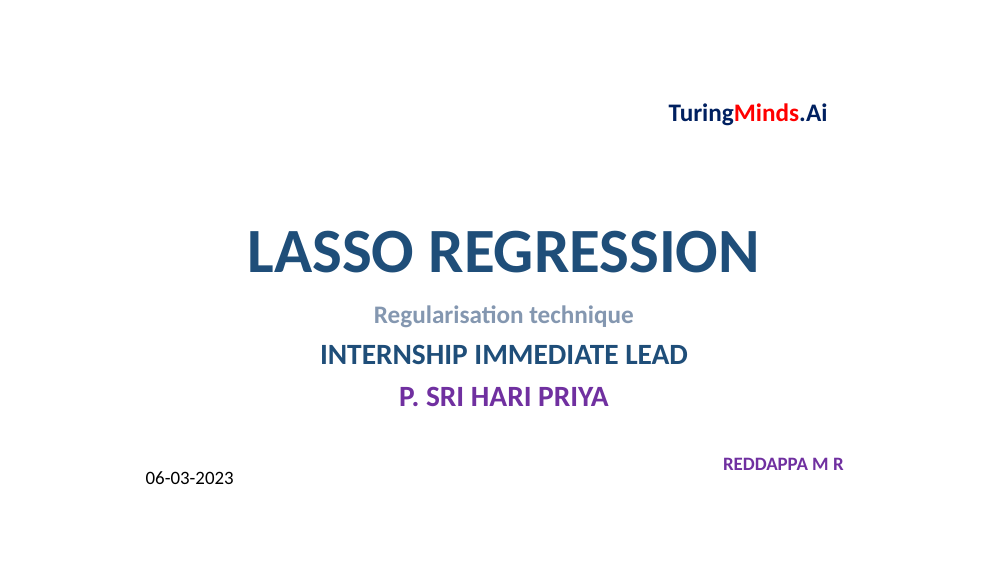
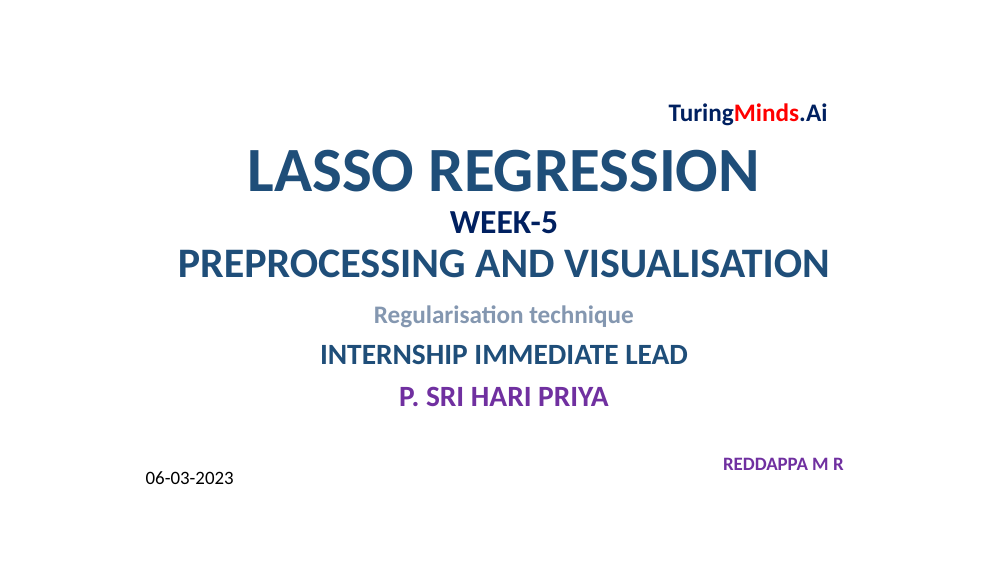
Before and after one commit to Reddappa-M-R-4431/Reddappa_4431, a slide deck: slide 1 of Week-5-Presentation/Week-5-Presentation.pptx. Drawn at 1008x567 pixels with LibreOffice and Linux fonts; fonts in the diff are those of the drawing. Boxes give left, top, right and bottom in pixels: in the first picture for what was removed or moved away, otherwise in the second. Text is boxed around its words. In the diff, an @@ line names an element or a change of style, - is before the commit and + after.

Commit message:
week-5 presentation

```diff
--- a/Week-5-Presentation/Week-5-Presentation.pptx
+++ b/Week-5-Presentation/Week-5-Presentation.pptx
@@ title at box(178, 149, 830, 278): text changed; size 60 to 40 pt @@
-LASSO REGRESSION
+LASSO REGRESSION
+WEEK-5
+PREPROCESSING AND VISUALISATION
```
Also in this commit, not shown: 2 other files.
